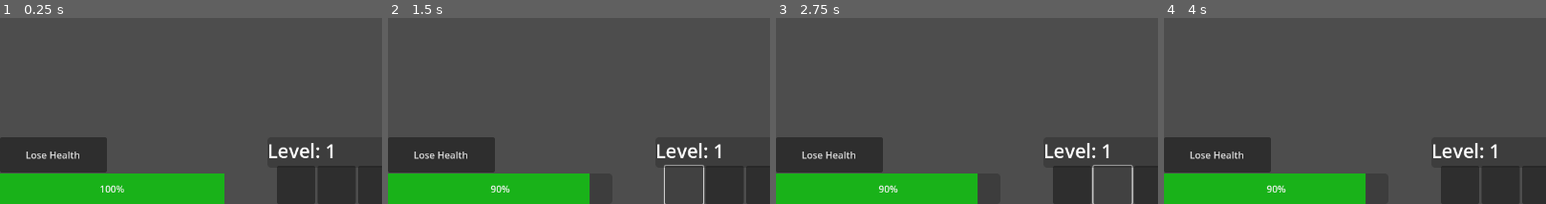
Above: before the commit, frames 1-4 (left to right).
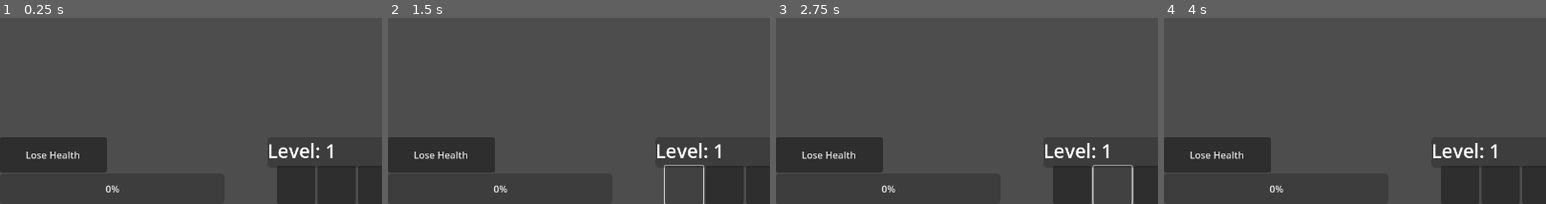
Above: after the commit, the same moments.

Repository: trex414/Profpocalypse-Purdue-Edition
Game: Godot game, scene res://Inventory/scenes/test_main.tscn
Two runs of this game, one before a commit and one after it. Both use one fixed random seed, a clock stepped at 60 frames per second and the inputs below.
Inputs (mouse positions are % of the whole screen's width and height, from its top left):
- Up to frame 1 (0.25 s): no input
- Up to frame 2 (1.5 s): click "Lose Health" at 0.5 s; click (39, 95) at 1.27 s
- Up to frame 3 (2.75 s): click (44, 95) at 2.02 s
- Up to frame 4 (4 s): click (49, 95) at 2.75 s; click (55, 95) at 3.5 s
The pictures show only the part of the screen within x 0-50%, y 50-100%; the shares and areas given below are measured in that part.

The runs differ from the first frame. In frame 1, 9.6% of the frame differs, in the area x 0-59%, y 83-100%; in frame 2, 8.7%; in frame 3, 8.7%; in frame 4, 8.7%.

Commit message:
Updated global data fields (exp, health, level)  and tested save functionality

Diff:
--- a/Inventory/scenes/temporary_player.gd
+++ b/Inventory/scenes/temporary_player.gd
@@ -1,18 +1,27 @@
 extends CharacterBody2D
 
 @export var speed: float = 200  # Movement speed
+
+func _ready():
+	position = PlayerData.position
 
 func _physics_process(delta):
 	var direction = Vector2.ZERO
 
 	if Input.is_action_pressed("move_right"):
 		direction.x += 1
+		PlayerData.position.x += 1
 	if Input.is_action_pressed("move_left"):
 		direction.x -= 1
+		PlayerData.position.x -= 1
 	if Input.is_action_pressed("move_down"):
 		direction.y += 1
+		PlayerData.position.y += 1
 	if Input.is_action_pressed("move_up"):
 		direction.y -= 1
+		PlayerData.position.y -= 1
 
 	velocity = direction.normalized() * speed
 	move_and_slide()
+
+	PlayerData.position = position
--- a/Main HUD/Script/exp_bar.gd
+++ b/Main HUD/Script/exp_bar.gd
@@ -19,11 +19,15 @@
 	update_exp_bar()
 	reset_exp_data()
 	self.mouse_filter = Control.MOUSE_FILTER_IGNORE
+	current_level = PlayerData.level
+	current_exp = PlayerData.exp
 
 # Function to bring the EXP bar back to the start of level 1
 func reset_exp_data():
 	current_exp = 0
 	current_level = 1
+	PlayerData.exp = current_exp
+	PlayerData.level = current_level
 	update_exp_bar()
 	# DEBUG
 	print("EXP data reset.")
@@ -45,6 +49,10 @@
 		print("Leveled up! New level:", current_level)
 	update_exp_bar()
 
+	# Update PlayerData
+	PlayerData.exp = current_exp
+	PlayerData.level = current_level
+
 # Function to lose EXP
 func lose_exp(amount: int):
 	current_exp -= amount
@@ -54,6 +62,9 @@
 	print("Lost", amount, "EXP. Current EXP:", current_exp)
 
 	update_exp_bar()
+
+	# Update PlayerData
+	PlayerData.exp = current_exp
 
 # Function to update the EXP bar UI
 func update_exp_bar():
--- a/Main HUD/Script/health_bar.gd
+++ b/Main HUD/Script/health_bar.gd
@@ -14,6 +14,7 @@
 
 # initilize the Health bar as well as ignoring mouse so we can interact with other layers
 func _ready():
+	current_health = PlayerData.health
 	health_bar.value = current_health
 	update_health_color()
 	lose_health_button.connect("pressed", Callable(self, "on_lose_health_pressed"))
@@ -36,6 +37,9 @@
 		print("You died and cannot lose more.")
 	update_health_bar()
 
+	# Update PlayerData
+	PlayerData.health = current_health
+
 # Function to increase health
 func add_health(amount: int):
 	if current_health >= max_health:
@@ -46,6 +50,9 @@
 	if current_health > max_health:
 		current_health = max_health
 	update_health_bar()
+
+	# Update PlayerData
+	PlayerData.health = current_health
 
 # Function to update the health bar UI
 func update_health_bar():
--- a/Settings/scenes/control_settings.gd
+++ b/Settings/scenes/control_settings.gd
@@ -35,7 +35,7 @@
 	SaveManager.delete()
 
 func toggle_keybind_menu():
-	keybind_menu.visibile = true
+	keybind_menu.visible = true
 
 func _on_CloseMenuButton_pressed():
 	keybind_menu.visible = false
--- a/scripts/PlayerData.gd
+++ b/scripts/PlayerData.gd
@@ -15,6 +15,8 @@
 var position: Vector2
 var inventory: Array
 var level: int
+var exp: int
+var health: int
 
 
 # Function to get current game state (pass this to the save function when saving)
@@ -24,6 +26,8 @@
 			"position": {"x": position.x, "y": position.y},
 			"inventory": inventory,
 			"level": level,
+			"exp": exp,
+			"health": health,
 		}
 	}
 
@@ -32,30 +36,18 @@
 	position = Vector2(data.player.position.x, data.player.position.y)
 	inventory = data.player.inventory
 	level = data.player.level
+	exp = data.player.exp
+	health = data.player.health
 
 
 	# Function to load data on startup
 func load_on_start():
 	SaveManager.load()
-	#var save_path = "user://savegame.json"
-	#if FileAccess.file_exists(save_path):
-		#var file = FileAccess.open(save_path, FileAccess.READ)
-		#var content = file.get_as_text()
-		#file.close()
-		#
-		#var parsed_data = JSON.parse_string(content)
-		#if parsed_data != null:
-			#apply_game_state(parsed_data)  # Load saved data
-			#print("Game loaded from save!")
-		#else:
-			#print("Error parsing save file, starting fresh.") # Data had an error loading, just exit for now.
-			#return
-	#else:
-		#set_default_values()
-		#print("No save file found, starting fresh.") # No save data found, start with default values
 
 	# Function to set default values only if no save is found
 func set_default_values():
 	position = Vector2(0, 0)
 	inventory = []
 	level = 1
+	exp = 0
+	health = 100
